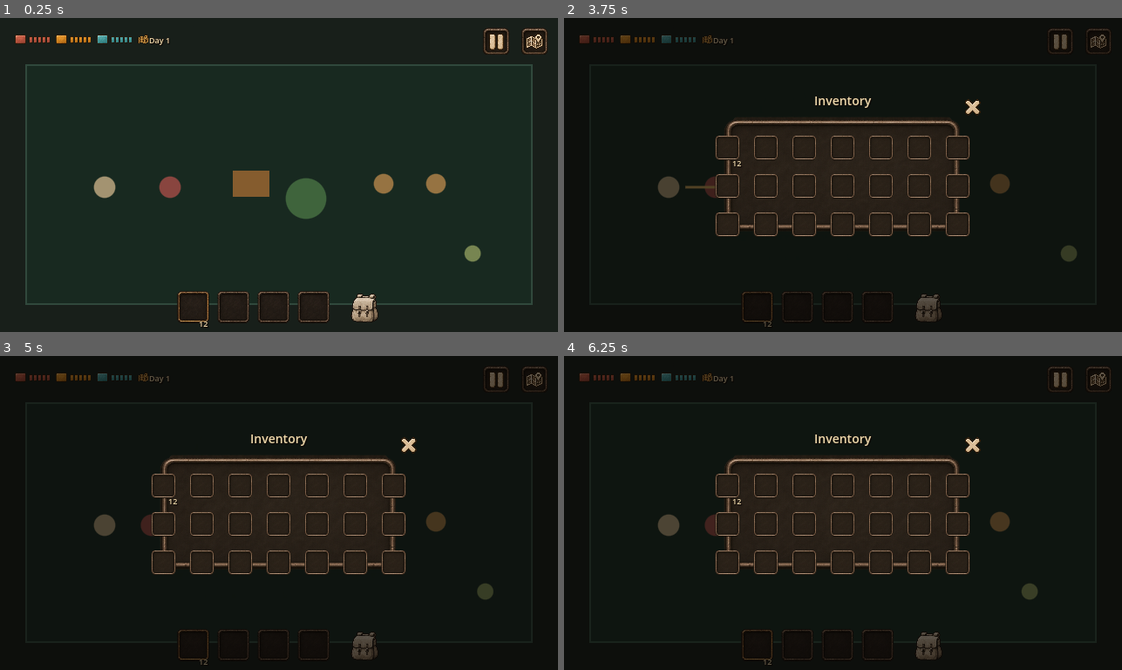
Above: before the commit, frames 1-4 (two rows, left to right).
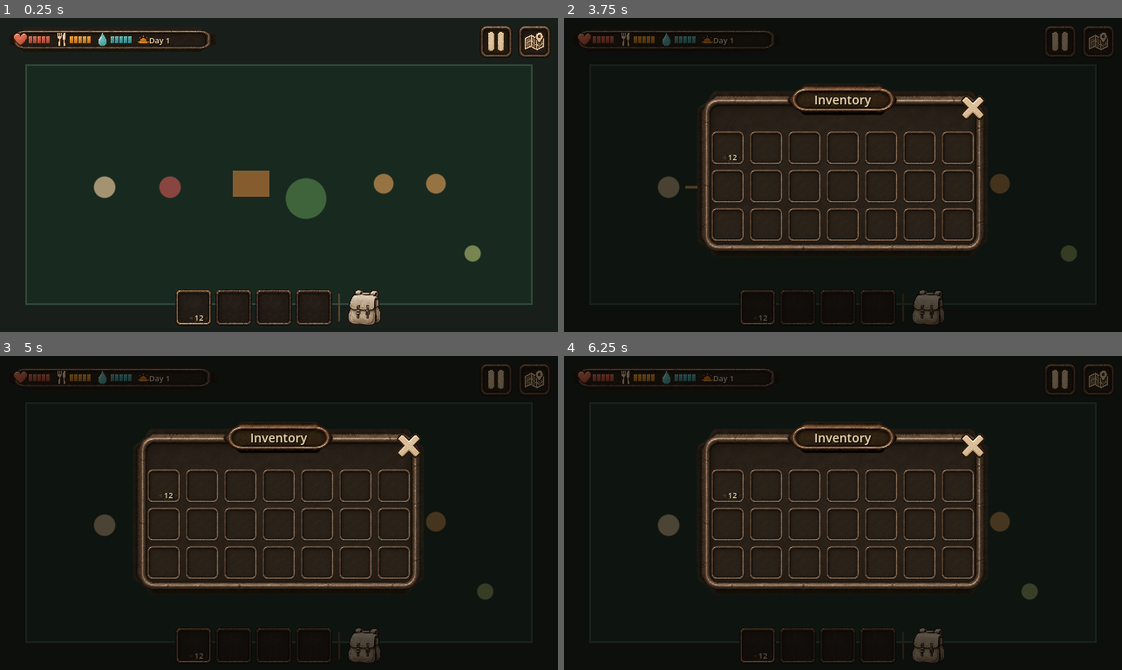
Above: after the commit, the same moments.

Repository: TheOsmanYILDIRIM/TAMU-Topdown
Game: Godot game, scene res://scenes/prototype.tscn
Two runs of this game, one before a commit and one after it. Both use one fixed random seed, a clock stepped at 60 frames per second and the inputs below.
Inputs (mouse positions are in pixels of both pictures, inside the frame that each line leads up to):
- Up to frame 1 (0.25 s): no input
- Up to frame 2 (3.75 s): click (759, 306) at 0.5 s; click (798, 306) at 1.25 s; click (837, 306) at 2 s; click (876, 306) at 2.75 s; click (926, 306) at 3.5 s
- Up to frame 3 (5 s): click (318, 484) at 4.25 s
- Up to frame 4 (6.25 s): click (921, 484) at 5 s; click (960, 484) at 5.75 s

The runs differ from the first frame. In frame 1, 2.7% of the frame differs, in the area x 2-99%, y 2-99%; in frame 2, 9.8%; in frame 3, 9.8%; in frame 4, 9.7%.

Commit message:
Tune approved GUI source regions and nine-slice margins

Diff:
--- a/scripts/gohud_adapter.gd
+++ b/scripts/gohud_adapter.gd
@@ -141,10 +141,10 @@
 	art.set_anchors_and_offsets_preset(Control.PRESET_FULL_RECT)
 	survival_panel.add_child(art)
 	var x := 7.0
-	x = _add_survival_need(x, &"bar_health", _health_segments)
-	x = _add_survival_need(x, &"bar_hunger", _hunger_segments)
-	x = _add_survival_need(x, &"bar_thirst", _thirst_segments)
-	var day_icon := _texture_rect(&"map_icon")
+	x = _add_survival_need(x, &"health_icon", &"bar_health", _health_segments)
+	x = _add_survival_need(x, &"hunger_icon", &"bar_hunger", _hunger_segments)
+	x = _add_survival_need(x, &"thirst_icon", &"bar_thirst", _thirst_segments)
+	var day_icon := _texture_rect(&"day_icon")
 	day_icon.position = Vector2(x + 1.0, 8.0)
 	day_icon.size = Vector2(15.0, 17.0)
 	day_icon.modulate = Color("#d4b266")
@@ -157,8 +157,8 @@
 	SourceAssets.apply_text(day_label, 9)
 	survival_panel.add_child(day_label)
 
-func _add_survival_need(x: float, fill_name: StringName, row: Array[TextureRect]) -> float:
-	var icon := _texture_rect(fill_name)
+func _add_survival_need(x: float, icon_name: StringName, fill_name: StringName, row: Array[TextureRect]) -> float:
+	var icon := _texture_rect(icon_name)
 	icon.position = Vector2(x, 8.0)
 	icon.size = Vector2(17.0, 17.0)
 	survival_panel.add_child(icon)
@@ -188,7 +188,8 @@
 func _update_segment_row(row: Array[TextureRect], ratio: float, fill_name: StringName) -> void:
 	var filled := clampi(ceili(clampf(ratio, 0.0, 1.0) * float(SURVIVAL_SEGMENTS)), 0, SURVIVAL_SEGMENTS)
 	for index: int in range(row.size()):
-		row[index].texture = SourceAssets.texture(fill_name if index < filled else &"bar_inactive")
+		row[index].texture = SourceAssets.texture(fill_name)
+		row[index].modulate = Color.WHITE if index < filled else Color(0.26, 0.24, 0.20, 0.68)
 
 func _build_hotbar() -> void:
 	hotbar_frame = Control.new()
--- a/scripts/tamu_gui_source_assets.gd
+++ b/scripts/tamu_gui_source_assets.gd
@@ -4,44 +4,47 @@
 const COMPONENT_ROOT := "res://assets/gui/source/components/"
 
 const REGIONS: Dictionary = {
-	&"slot_normal": ["126108.png", Rect2(72, 28, 650, 668)],
-	&"slot_selected": ["126108.png", Rect2(796, 28, 650, 668)],
-	&"bag_icon": ["126108.png", Rect2(1540, 72, 580, 570)],
-	&"pause_icon": ["126113.png", Rect2(238, 100, 535, 610)],
-	&"map_icon": ["126113.png", Rect2(1025, 86, 700, 630)],
-	&"survival_panel": ["126116.png", Rect2(28, 205, 1360, 325)],
-	&"square_button": ["126116.png", Rect2(1366, 166, 395, 395)],
-	&"square_button_active": ["126116.png", Rect2(1740, 166, 397, 395)],
-	&"window_panel": ["126117.png", Rect2(0, 32, 1328, 750)],
-	&"close_icon": ["126117.png", Rect2(1334, 266, 292, 292)],
-	&"inventory_slot": ["126117.png", Rect2(1632, 250, 320, 320)],
-	&"slider_track": ["126118.png", Rect2(30, 255, 995, 210)],
-	&"slider_handle": ["126118.png", Rect2(1018, 230, 185, 270)],
-	&"h_divider": ["126118.png", Rect2(1195, 326, 955, 70)],
-	&"title_plaque": ["126127.png", Rect2(14, 268, 472, 205)],
-	&"wide_button": ["126127.png", Rect2(490, 260, 748, 206)],
-	&"map_frame": ["126127.png", Rect2(1220, 74, 944, 574)],
-	&"wide_button_active": ["126128.png", Rect2(44, 120, 2084, 480)],
-	&"section_plaque": ["126129.png", Rect2(240, 125, 1690, 480)],
-	&"north_indicator": ["126130.png", Rect2(330, 96, 390, 610)],
-	&"player_marker": ["126130.png", Rect2(1160, 205, 485, 475)],
-	&"bar_health": ["126131.png", Rect2(230, 175, 425, 370)],
-	&"bar_hunger": ["126131.png", Rect2(866, 175, 425, 370)],
-	&"bar_thirst": ["126131.png", Rect2(1500, 175, 425, 370)],
-	&"bar_inactive": ["126133.png", Rect2(180, 130, 955, 930)],
-	&"v_divider": ["126134.png", Rect2(372, 130, 150, 1510)],
-	&"quantity_badge": ["126138.png", Rect2(390, 500, 485, 270)],
+	&"slot_normal": ["126108.png", Rect2(108, 60, 572, 586)],
+	&"slot_selected": ["126108.png", Rect2(830, 60, 574, 586)],
+	&"bag_icon": ["126108.png", Rect2(1612, 131, 439, 468)],
+	&"pause_icon": ["126113.png", Rect2(297, 166, 434, 490)],
+	&"map_icon": ["126113.png", Rect2(1092, 136, 564, 526)],
+	&"health_icon": ["126114.png", Rect2(116, 181, 396, 359)],
+	&"hunger_icon": ["126114.png", Rect2(677, 161, 271, 392)],
+	&"thirst_icon": ["126114.png", Rect2(1136, 160, 280, 395)],
+	&"day_icon": ["126114.png", Rect2(1551, 163, 521, 382)],
+	&"survival_panel": ["126116.png", Rect2(65, 243, 1276, 244)],
+	&"square_button": ["126116.png", Rect2(1402, 198, 325, 327)],
+	&"square_button_active": ["126116.png", Rect2(1776, 200, 329, 326)],
+	&"window_panel": ["126117.png", Rect2(31, 62, 1261, 691)],
+	&"close_icon": ["126117.png", Rect2(1383, 310, 190, 193)],
+	&"inventory_slot": ["126117.png", Rect2(1673, 292, 233, 231)],
+	&"slider_track": ["126118.png", Rect2(54, 290, 940, 141)],
+	&"slider_handle": ["126118.png", Rect2(1051, 264, 116, 195)],
+	&"h_divider": ["126118.png", Rect2(1222, 346, 902, 24)],
+	&"title_plaque": ["126127.png", Rect2(35, 299, 428, 134)],
+	&"wide_button": ["126127.png", Rect2(518, 291, 693, 142)],
+	&"map_frame": ["126127.png", Rect2(1253, 97, 888, 519)],
+	&"wide_button_active": ["126128.png", Rect2(87, 152, 1998, 416)],
+	&"section_plaque": ["126129.png", Rect2(281, 164, 1609, 399)],
+	&"north_indicator": ["126130.png", Rect2(364, 130, 315, 539)],
+	&"player_marker": ["126130.png", Rect2(1202, 246, 398, 395)],
+	&"bar_health": ["126131.png", Rect2(271, 211, 341, 298)],
+	&"bar_hunger": ["126131.png", Rect2(905, 211, 343, 298)],
+	&"bar_thirst": ["126131.png", Rect2(1540, 212, 341, 299)],
+	&"v_divider": ["126134.png", Rect2(420, 181, 47, 1410)],
+	&"quantity_badge": ["126138.png", Rect2(428, 537, 407, 193)],
 }
 
 const PATCH_MARGINS: Dictionary = {
-	&"window_panel": Vector4(34.0, 34.0, 34.0, 34.0),
-	&"title_plaque": Vector4(30.0, 20.0, 30.0, 20.0),
-	&"section_plaque": Vector4(28.0, 18.0, 28.0, 18.0),
-	&"map_frame": Vector4(28.0, 28.0, 28.0, 28.0),
-	&"quantity_badge": Vector4(18.0, 14.0, 18.0, 14.0),
-	&"survival_panel": Vector4(28.0, 18.0, 28.0, 18.0),
-	&"wide_button": Vector4(30.0, 18.0, 30.0, 18.0),
-	&"wide_button_active": Vector4(30.0, 18.0, 30.0, 18.0),
+	&"window_panel": Vector4(10.0, 10.0, 10.0, 10.0),
+	&"title_plaque": Vector4(8.0, 6.0, 8.0, 6.0),
+	&"section_plaque": Vector4(8.0, 5.0, 8.0, 5.0),
+	&"map_frame": Vector4(9.0, 9.0, 9.0, 9.0),
+	&"quantity_badge": Vector4(5.0, 4.0, 5.0, 4.0),
+	&"survival_panel": Vector4(8.0, 6.0, 8.0, 6.0),
+	&"wide_button": Vector4(10.0, 6.0, 10.0, 6.0),
+	&"wide_button_active": Vector4(10.0, 6.0, 10.0, 6.0),
 }
 
 const TEXT_COLOR := Color("#ead7aa")
